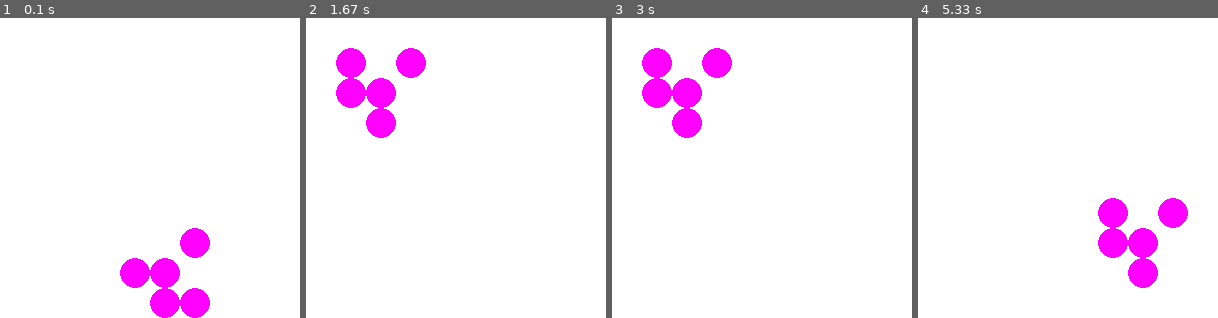
Above: before the commit, frames 1-4 (left to right).
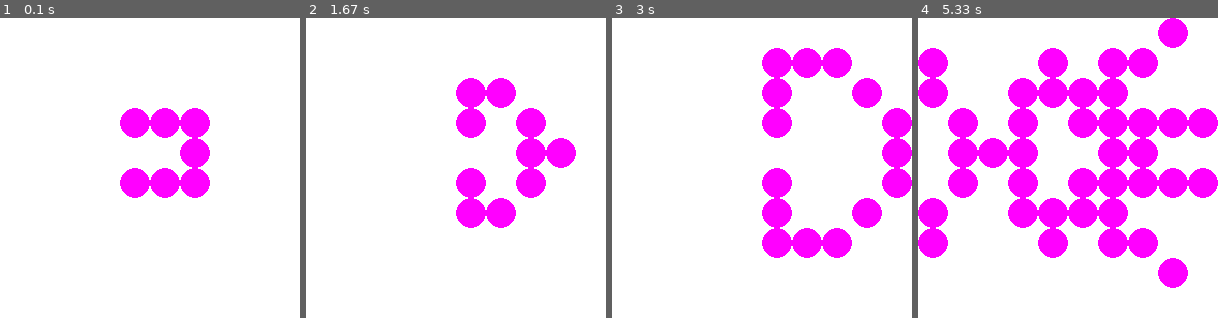
Above: after the commit, the same moments.

Repository: blenderlab/py_conway
Game: pygame game, started from 03_conway.py
The game is run twice, just before and just after one commit, with the same random seed, the same clock (stepped at 60 frames per second) and the same inputs.
Inputs:
- Up to frame 1 (0.1 s): no input
- Up to frame 2 (1.67 s): tap Enter at 0.33 s
- Up to frame 3 (3 s): no input
- Up to frame 4 (5.33 s): no input

The runs differ from the first frame. In frame 1, 9.2% of the frame differs, in the area x 40-70%, y 30-100%; in frame 2, 11%; in frame 3, 15%; in frame 4, 29%, in the area x 0-100%, y 0-90%.

Commit message:
adding pygame template

Diff:
--- /dev/null
+++ b/00_base_pygame.py
@@ -0,0 +1,43 @@
+#!/usr/bin/env python3
+# -*- coding: utf-8 -*-
+"""
+Created on Jan 2021
+
+@author: thomas Hocedez
+"""
+
+# loading the  libraries
+import numpy
+import pygame
+
+
+#Start pyGame Engine :
+pygame.init()
+screen = pygame.display.set_mode((300, 300))
+clock = pygame.time.Clock()
+pygame.time.set_timer(pygame.USEREVENT, 1500)
+
+# program running ?
+play=True
+
+while play==True:
+	# Check if we want to exit :
+    for event in pygame.event.get():
+        if pygame.event.get(pygame.QUIT):
+            break
+        if event.type == pygame.KEYDOWN:
+            # if key "q" pressed :
+            if event.key == pygame.K_q:
+                # set running to false :
+                play=False
+	# Let's clean the screen :
+    screen.fill(pygame.color.Color('white'))
+    # insert drawing stuff here :
+
+
+    # flip screen (to update display)
+    pygame.display.flip()
+    # set FPS to 3
+    clock.tick(3)
+
+pygame.quit()
--- a/03_conway.py
+++ b/03_conway.py
@@ -13,13 +13,13 @@
 grid = numpy.array([
     [0,0,0,0,0,0,0,0,0,0],
     [0,0,0,0,0,0,0,0,0,0],
-    [0,0,0,1,0,0,0,1,0,0],
     [0,0,0,0,0,0,0,0,0,0],
-    [0,0,0,0,0,0,1,0,0,0],
-    [0,0,0,0,0,1,0,1,0,0],
-    [0,0,0,0,0,0,0,1,1,0],
     [0,0,0,0,0,0,0,0,0,0],
-    [0,0,0,0,0,0,0,0,1,0],
+    [0,0,0,1,0,1,0,0,0,0],
+    [0,0,0,1,0,1,0,0,0,0],
+    [0,0,0,1,1,1,0,0,0,0],
+    [0,0,0,0,0,0,0,0,0,0],
+    [0,0,0,0,0,0,0,0,0,0],
     [0,0,0,0,0,0,0,0,0,0]
     ])
 
@@ -72,18 +72,23 @@
 
     return (int(x * CELLSIZE + H_CELLSIZE),int( y * CELLSIZE + H_CELLSIZE))
 
+play=True
+while play==True:
+	# Check if we want to exit :
+    for event in pygame.event.get():
+        if pygame.event.get(pygame.QUIT):
+            break
+        if event.type == pygame.KEYDOWN:
+            if event.key == pygame.K_w:
+                play=False
+	# Let's clean the screen :
+    screen.fill(pygame.color.Color('white'))
+    for numligne in range(0,N):
+        for numcol in range(0,N):
+            if grid[numcol,numligne]==ON:
+                pygame.draw.circle(screen, (255,0,255), board_to_scr(numcol,numligne),int(H_CELLSIZE), 0)
+    pygame.display.flip()
+    grid = update(grid,N)
+    clock.tick(3)
 
-while True:
-	# Check if we want to exit :
-	if pygame.event.get(pygame.QUIT):
-		break
-
-	# Let's clean the screen :
-	screen.fill(pygame.color.Color('white'))
-	for numligne in range(0,N):
-		for numcol in range(0,N):
-			if grid[numcol,numligne]==ON:
-				pygame.draw.circle(screen, (255,0,255), board_to_scr(numcol,numligne),int(H_CELLSIZE), 0)
-	pygame.display.flip()
-	grid = update(grid,N)
-	clock.tick(60)
+pygame.quit()
--- a/05_conway.py
+++ b/05_conway.py
@@ -9,11 +9,11 @@
 vals = [ON, OFF]
 
 # size of array :
-N=20
+N=150
 
 def randomGrid(N):
     """returns a grid of NxN random values"""
-    return numpy.random.choice(vals, N*N, p=[0.2, 0.8]).reshape(N, N)
+    return numpy.random.choice(vals, N*N, p=[0.1, 0.9]).reshape(N, N)
 
 #Start pyGame Engine :
 pygame.init()
@@ -21,7 +21,7 @@
 clock = pygame.time.Clock()
 pygame.time.set_timer(pygame.USEREVENT, 1500)
 
-CELLSIZE = int(300/N)
+CELLSIZE = (300/N)
 H_CELLSIZE = int(CELLSIZE / 2)
 
 grid=randomGrid(N)
@@ -83,4 +83,4 @@
 
     pygame.display.flip()
     grid = update(grid,N)
-    clock.tick(10)
+    clock.tick(100)
